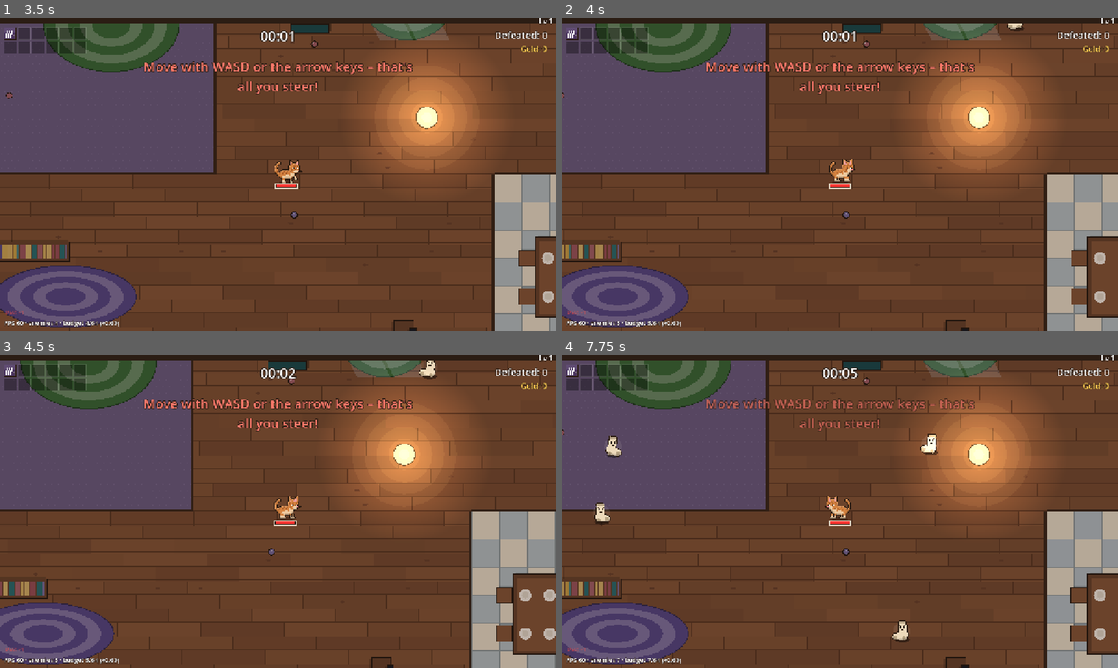
Above: before the commit, frames 1-4 (two rows, left to right).
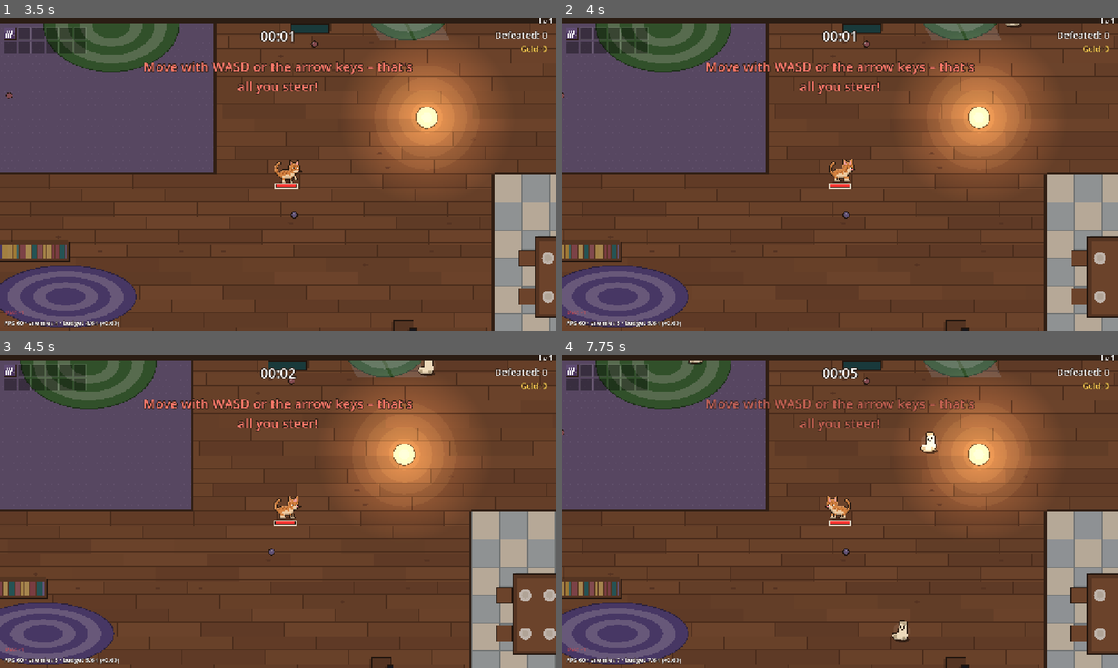
Above: after the commit, the same moments.

Repository: johnniccon01/cat-survivors
Game: Godot game, scene res://scenes/main_menu.tscn
Two runs of this game, one before a commit and one after it. Both use one fixed random seed, a clock stepped at 60 frames per second and the inputs below.
Inputs (mouse positions are in pixels of both pictures, inside the frame that each line leads up to):
- Up to frame 1 (3.5 s): click "Play" at 0.5 s; click "Play" at 1.25 s; click "Play (Enter)" at 2 s; tap Enter (ui_accept) at 2.75 s; move the mouse to (400, 158) at 2.77 s; hold D (move_right) from 2.78 s (still down); hold V (artifacts) from 2.78 s (still down); click (400, 158) at 2.92 s; tap U (shop) at 3.02, 3.32 s
- Up to frame 2 (4 s): release D (move_right) at 3.5 s; release V (artifacts) at 3.5 s; drag from (728, 190) to (812, 237) at 3.52 s
- Up to frame 3 (4.5 s): move the mouse to (333, 442) at 4.27 s; hold D (move_right) from 4.28 s (still down); hold C (charms) from 4.28 s (still down)
- Up to frame 4 (7.75 s): release D (move_right) at 5 s; release C (charms) at 5 s; drag from (812, 574) to (673, 464) at 5.02 s; move the mouse to (1006, 558) at 5.77 s; hold A (move_left) 5.78-6.5 s; hold E (endless) 5.78-6.5 s; tap U (shop) at 6.02, 6.32 s; drag from (673, 464) to (756, 433) at 6.52 s; move the mouse to (867, 511) at 7.27 s; hold - (darkness_down) from 7.28 s (still down); hold J (journal) from 7.28 s (still down); click (867, 511) at 7.42 s

Frame 1 is identical in both runs. In frame 2, less than 0.1% of the frame differs, in the area x 79-83%, y 1-5%; in frame 3, 0.1%; in frame 4, 0.5%, in the area x 5-68%, y 1-92%.

Commit message:
Boss fights like Death Must Die: closing thorn arena, mob rings, main attack, portals
- A ring of thorns closes in around the cat for a minute when a boss
  arrives (everyone kept inside), with a ring of the wave's enemies every
  15 s; it sinks when the boss falls (--no-arena turns it off)
- A boss's first special is its main attack and comes back every 2.4-3.4 s,
  every fourth special is one of the rarer others
- Every boss now and then steps through a dark portal near the cat, also
  when it falls far behind; the blink attack uses the same portal look

Co-Authored-By: Claude Opus 5.5 <noreply@anthropic.com>

Diff:
--- a/scripts/enemies/enemy.gd
+++ b/scripts/enemies/enemy.gd
@@ -30,6 +30,14 @@
 const ENRAGE_SPEED := 1.3
 const SPECIAL_RANGE := 420.0
 const SPECIAL_EVERY := Vector2(4.5, 6.5)
+## A boss's main attack (the first of its "specials") comes back this often;
+## every RARE_EVERY-th special is one of the others instead.
+const MAIN_EVERY := Vector2(2.4, 3.4)
+const RARE_EVERY := 4
+## Every so often (and whenever it falls far behind) a boss steps through a
+## portal: a dark swirl opens near the cat and it comes out of it.
+const PORTAL_EVERY := Vector2(13.0, 18.0)
+const PORTAL_OPEN := 1.0
 ## Set by the manager in big crowds (or with the effect saver): enemies stop
 ## their walk animation then, which saves thousands of redraws a second.
 static var calm := false
@@ -97,6 +105,9 @@
 var _specials: Array = []
 var _special := ""
 var _specials_used := 0
+var _portal_t := randf_range(PORTAL_EVERY.x, PORTAL_EVERY.y)
+## True while a boss is gone between two portals: it can't touch the cat.
+var vanished := false
 var _special_t := 4.0
 var _special_step := 0
 var _special_state_t := 0.0
@@ -369,12 +380,21 @@
 	var angry := hp < max_hp * ENRAGE_AT
 	if _special == "":
 		_special_t -= delta * (1.5 if angry else 1.0)
-		if _special_t > 0.0 or position.distance_to(target) > SPECIAL_RANGE:
+		_portal_t -= delta
+		var far := position.distance_to(target) > SPECIAL_RANGE
+		if _portal_t <= 0.0 or (far and _portal_t < PORTAL_EVERY.x - 4.0):
+			_special = "portal"
+		elif _special_t > 0.0 or far:
 			return Vector2.INF
-		# The first special in the list is the boss's own: it opens the
-		# fight and comes up more often than the others.
-		_special = _specials[0] if _specials_used == 0 or randf() < 0.45 else _specials[randi() % _specials.size()]
-		_specials_used += 1
+		elif _specials.size() > 1 and _specials_used % RARE_EVERY == RARE_EVERY - 1:
+			# Now and then one of its other attacks.
+			_special = _specials[1 + randi() % (_specials.size() - 1)]
+		else:
+			# The first special in the list is the boss's main attack: it
+			# opens the fight and keeps coming back.
+			_special = _specials[0]
+		if _special != "portal":
+			_specials_used += 1
 		_special_step = 0
 		_special_state_t = 0.0
 		_special_at = target
@@ -475,10 +495,29 @@
 ## like a clock hand), "meteor" (a ring closing in on the cat, then a big
 ## one on it), "chase" (strikes that follow the cat's steps), "cage" (a ring
 ## around the cat with one way out before the middle blows), "whirl" (two
-## arms of shots spinning out).
+## arms of shots spinning out). "portal" is every boss's way to get close:
+## a dark swirl opens near the cat and the boss steps out of it.
 func _tick_signature(t: float, target: Vector2, shot: float) -> Vector2:
 	var hurt := damage * 0.8
 	match _special:
+		"portal":
+			if _special_step == 0:
+				_special_step = 1
+				_special_at = Terrain.fix(target + Vector2.from_angle(randf() * TAU) * 170.0, radius)
+				manager.spawn_hazard(_special_at, "strike", radius + 26.0, PORTAL_OPEN, 0.0, "portal")
+			if t < PORTAL_OPEN:
+				# It sinks into the ground where it stands, then is gone.
+				self_modulate.a = clampf(1.0 - t * 3.0, 0.0, 1.0)
+				vanished = t > 0.3
+				return Vector2.ZERO
+			position = _special_at
+			for i in 8:
+				manager.spawn_bullet(position, Vector2.from_angle(TAU * i / 8.0), shot, "hair")
+			_portal_t = randf_range(PORTAL_EVERY.x, PORTAL_EVERY.y)
+			_end_special()
+			# Out of the portal straight into its main attack.
+			_special_t = 0.5
+			return Vector2.INF
 		"cross":
 			if _special_step < 2 and t >= _special_step * 1.1:
 				var turn := PI * 0.25 * _special_step + (PI * 0.25 if randf() < 0.5 and _special_step == 0 else 0.0)
@@ -500,13 +539,14 @@
 			if _special_step == jump * 2:
 				_special_step += 1
 				_special_at = Terrain.fix(target, radius)
-				manager.spawn_hazard(_special_at, "strike", radius + 30.0, 0.75, hurt)
+				manager.spawn_hazard(_special_at, "strike", radius + 30.0, 0.75, hurt, "portal")
 			if _special_step == jump * 2 + 1 and in_jump >= 0.75:
 				_special_step += 1
 				position = _special_at
 				for i in 10:
 					manager.spawn_bullet(position, Vector2.from_angle(TAU * (i + 0.5 * jump) / 10.0), shot, "hair")
-			self_modulate.a = 0.25 if in_jump < 0.75 else 1.0
+			vanished = in_jump < 0.75 and in_jump > 0.25
+			self_modulate.a = clampf(1.0 - in_jump * 4.0, 0.0, 1.0) if in_jump < 0.75 else 1.0
 			return Vector2.ZERO
 		"sweep":
 			# Twelve steps of 30 degrees; the warning runs ahead of the hit.
@@ -566,8 +606,11 @@
 
 func _end_special() -> Vector2:
 	self_modulate.a = 1.0
+	vanished = false
+	# After the main attack the next comes soon; after a rare one a breather.
+	var gap := MAIN_EVERY if not _specials.is_empty() and _special == _specials[0] else SPECIAL_EVERY
 	_special = ""
-	_special_t = randf_range(SPECIAL_EVERY.x, SPECIAL_EVERY.y)
+	_special_t = randf_range(gap.x, gap.y)
 	return Vector2.INF
 
 
--- a/scripts/enemies/enemy_hazard.gd
+++ b/scripts/enemies/enemy_hazard.gd
@@ -3,7 +3,8 @@
 ## A danger zone left by a boss. "steam" hurts the cat every half second
 ## while it stands inside, for `lifetime` seconds; "strike" is a warning
 ## circle for `lifetime` seconds and then hits once (style: "pitchfork" or
-## "lightning" or "anchor" picks the look).
+## "lightning" or "anchor" picks the look; "portal" is a dark swirl where a
+## boss is about to appear, harmless when damage is 0).
 
 const TICK := 0.5
 ## Steam first shows where it will be for this long, then starts to burn.
@@ -39,7 +40,7 @@
 			return
 	elif _struck < 0.0 and _t >= lifetime:
 		_struck = _t
-		if inside:
+		if inside and damage > 0.0:
 			player.take_damage(damage)
 		Audio.play("thunder" if style == "lightning" else "hit", -6.0 if style == "lightning" else -10.0)
 	elif _struck >= 0.0 and _t - _struck > 0.25:
@@ -63,6 +64,9 @@
 			Blit.disc(self, Vector2(0, -k * 2), r, Color(1.0, 0.9, 0.85, 0.16 * a))
 		Blit.ring(self, Vector2.ZERO, radius + 1.0 * 0.5, 1.0, Color(1.0, 0.55, 0.35, 0.5 * a))
 		return
+	if _struck < 0.0 and style == "portal":
+		_draw_portal(_t / lifetime)
+		return
 	if _struck < 0.0:
 		var k := _t / lifetime
 		Blit.disc(self, Vector2.ZERO, radius, Color(0.9, 0.2, 0.1, 0.10 + 0.15 * k))
@@ -76,6 +80,8 @@
 			pts.append(Vector2(randf_range(-8.0, 8.0), -160.0 + (i + 1) * 160.0 / 6.0))
 		draw_polyline(pts, Color(1.0, 0.95, 0.5, f), 3.0)
 		draw_polyline(pts, Color(1, 1, 1, f), 1.0)
+	elif style == "portal":
+		Blit.ring(self, Vector2.ZERO, radius * (1.0 + (1.0 - f)), 3.0, Color(0.7, 0.4, 1.0, f))
 	elif style == "anchor":
 		var iron := Color(0.42, 0.44, 0.47, f)
 		Blit.line(self, Vector2(0, -radius), Vector2(0, 4), iron, 3.0)
@@ -86,3 +92,15 @@
 			draw_line(Vector2(x, -radius), Vector2(x, 2), Color(0.75, 0.7, 0.6, f), 2.0)
 		draw_line(Vector2(-6, -radius), Vector2(6, -radius), Color(0.6, 0.45, 0.3, f), 2.0)
 	Blit.disc(self, Vector2.ZERO, radius, Color(1.0, 0.9, 0.6, 0.35 * f))
+
+
+## A dark swirl that opens up: purple arms turning round a black middle.
+func _draw_portal(k: float) -> void:
+	var r := radius * minf(k * 2.5, 1.0)
+	Blit.disc(self, Vector2.ZERO, r, Color(0.12, 0.02, 0.2, 0.55))
+	for arm in 4:
+		var a := _t * 5.0 + arm * TAU / 4.0
+		draw_arc(Vector2.ZERO, r * 0.75, a, a + 1.4, 10, Color(0.62, 0.3, 0.95, 0.8), 3.0)
+		draw_arc(Vector2.ZERO, r * 0.45, a + 0.8, a + 2.0, 8, Color(0.8, 0.5, 1.0, 0.7), 2.0)
+	Blit.disc(self, Vector2.ZERO, r * 0.25, Color(0, 0, 0, 0.9))
+	Blit.ring(self, Vector2.ZERO, r, 1.5, Color(0.7, 0.4, 1.0, 0.6 + 0.3 * sin(_t * 12.0)))
--- a/scripts/enemies/enemy_manager.gd
+++ b/scripts/enemies/enemy_manager.gd
@@ -35,7 +35,8 @@
 ## Cats being escorted: enemies go for whichever cat is closest.
 var escorts: Array[Player] = []
 ## Duel arena {center, radius, rival}: the rival is kept inside it and every
-## other enemy is kept outside. Empty when there is no duel.
+## other enemy is kept outside; a boss arena ({center, radius, inside, owner},
+## see BossArena) keeps everyone inside. Empty when there is neither.
 var arena: Dictionary = {}
 ## Enemies further than this from the player get moved back in front of them.
 var relocate_distance := 600.0
@@ -292,7 +293,7 @@
 			_apply_arena(enemy)
 		for c in cats:
 			var reach := enemy.radius + Player.RADIUS
-			if enemy.spawn_in <= 0.0 and not c.is_dead and enemy.position.distance_squared_to(c.position) < reach * reach:
+			if enemy.spawn_in <= 0.0 and not enemy.vanished and not c.is_dead and enemy.position.distance_squared_to(c.position) < reach * reach:
 				c.take_damage(enemy.damage, enemy.fatal)
 	_tick_burning(delta)
 	for i in range(enemies.size() - 1, -1, -1):
@@ -308,7 +309,8 @@
 	var center: Vector2 = arena["center"]
 	var r: float = arena["radius"]
 	var off := enemy.position - center
-	if enemy == arena.get("rival"):
+	# A boss arena keeps everyone inside with the cat.
+	if arena.get("inside", false) or enemy == arena.get("rival"):
 		if off.length() > r - enemy.radius:
 			enemy.position = center + off.normalized() * (r - enemy.radius)
 	elif off.length() < r + enemy.radius:
--- a/scripts/main.gd
+++ b/scripts/main.gd
@@ -44,6 +44,7 @@
 ##   --strong           dev panel: every weapon that fits and 40 level-ups
 ##   --dev-boss=ID      dev panel: clear the field and fight boss ID (progress not saved)
 ##   --dev-panel        open the dev panel (F1) right away
+##   --no-arena         no thorn ring around boss fights
 ##   --boss-rush        dev panel: every boss one after another
 ##   --dev-quest=ID     dev panel: start quest ID, or CHAIN#N for step N of a story chain
 ##   --dev-quest-all    dev panel: start every quest and story step in turn, 5 s each (tests)
--- a/scripts/spawner.gd
+++ b/scripts/spawner.gd
@@ -267,6 +267,7 @@
 			_enemies.clear_all()
 			# The final boss carries the map's challenge too (a bit less than the rest).
 			var boss := _enemies.spawn(final_id, _player.position + Vector2(0, -_spawn_radius() * 0.8), _player.stat("curse") * pow(challenge(), 0.8))
+			start_arena(boss)
 			final_boss_spawned.emit(boss)
 		return
 	if paused:
@@ -301,6 +302,7 @@
 			var boss_id: String = _pending_bosses.pop_front()
 			var boss := _spawn(boss_id, _player.position + Vector2.from_angle(randf() * TAU) * radius)
 			if boss != null:
+				start_arena(boss)
 				_wave_bosses.append(boss)
 			boss_spawned.emit(boss_id)
 			_boss_timer = randf_range(BOSS_GAP[0], BOSS_GAP[1])
@@ -354,6 +356,32 @@
 	return enemy
 
 
+## Thorns close in around the cat while `boss` is fought (see BossArena);
+## not during a duel, which has its own arena (--no-arena: never).
+func start_arena(boss: Enemy) -> void:
+	# A new boss takes over the arena of one still standing.
+	var old: Variant = _enemies.arena.get("owner")
+	if old is BossArena:
+		(old as BossArena)._open()
+	if boss == null or not _enemies.arena.is_empty() or "--no-arena" in GameData.args():
+		return
+	var arena := BossArena.new()
+	arena.spawner = self
+	arena.manager = _enemies
+	arena.boss = boss
+	arena.position = _player.position
+	get_parent().add_child(arena)
+
+
+## A ring of the current wave's enemies all round `center`, walking in.
+func spawn_ring(center: Vector2, r: float, count: int) -> void:
+	var kinds: Array = current_wave()["enemies"]
+	var kind: String = kinds.pick_random()
+	var start := randf() * TAU
+	for i in count:
+		_spawn(kind, Terrain.fix(center + Vector2.from_angle(start + TAU * i / count) * r, 12.0))
+
+
 ## Share of regular spawns that come as champions: none in the first two
 ## minutes, then +0.4 % per minute up to 6 % (x curse).
 func champion_chance() -> float:
--- a/scripts/ui/dev_panel.gd
+++ b/scripts/ui/dev_panel.gd
@@ -502,6 +502,7 @@
 	main.player.heal(9999.0)
 	_test_boss = main.enemies.spawn(id, main.player.position + Vector2(0, -230), main.player.stat("curse") * spawner.hp_multiplier())
 	_test_id = id
+	spawner.start_arena(_test_boss)
 	if _test_boss == null:
 		return
 	_testing = true
--- /dev/null
+++ b/scripts/world/boss_arena.gd
@@ -0,0 +1,80 @@
+class_name BossArena
+extends Node2D
+## When a boss arrives, a ring of thorns grows up around the cat and closes in
+## for a minute (like the boss arenas in Death Must Die). The cat, the boss
+## and every enemy are kept inside; a ring of the wave's enemies comes in at
+## the start and again every RING_EVERY seconds. When the minute is over or
+## the boss falls, the thorns sink back into the ground.
+
+const START_RADIUS := 520.0
+const END_RADIUS := 230.0
+const CLOSE_TIME := 60.0
+const RING_EVERY := 15.0
+const RING_COUNT := 14
+const SINK_TIME := 0.6
+
+var spawner: Spawner
+var manager: EnemyManager
+var boss: Enemy
+var radius := START_RADIUS
+
+var _t := 0.0
+var _ring_t := 0.0
+## Seconds since the thorns started sinking (-1 while they stand).
+var _sink := -1.0
+
+
+func _init() -> void:
+	process_mode = Node.PROCESS_MODE_PAUSABLE
+	z_index = -2
+
+
+func _process(delta: float) -> void:
+	_t += delta
+	queue_redraw()
+	if _sink >= 0.0:
+		_sink += delta
+		if _sink >= SINK_TIME:
+			queue_free()
+		return
+	# A duel (or a newer boss) took the arena over.
+	var taken: bool = not manager.arena.is_empty() and manager.arena.get("owner") != self and _t > 0.1
+	if taken or _t >= CLOSE_TIME or not is_instance_valid(boss) or boss.dead:
+		_open()
+		return
+	radius = lerpf(START_RADIUS, END_RADIUS, _t / CLOSE_TIME)
+	manager.arena = {"center": position, "radius": radius, "inside": true, "owner": self}
+	_ring_t -= delta
+	if _ring_t <= 0.0:
+		_ring_t = RING_EVERY
+		spawner.spawn_ring(manager.player.position, minf(radius - 50.0, 240.0), RING_COUNT)
+
+
+func _open() -> void:
+	_sink = 0.0
+	if manager.arena.get("owner") == self:
+		manager.arena = {}
+
+
+func _exit_tree() -> void:
+	if manager != null and manager.arena.get("owner") == self:
+		manager.arena = {}
+
+
+func _draw() -> void:
+	# Grows up in the first half second, sinks at the end.
+	var k := minf(_t * 2.0, 1.0) * (1.0 - clampf(_sink / SINK_TIME, 0.0, 1.0) if _sink >= 0.0 else 1.0)
+	if k <= 0.0:
+		return
+	var r := radius
+	draw_arc(Vector2.ZERO, r + 14.0, 0.0, TAU, 96, Color(0.06, 0.08, 0.05, 0.85 * k), 28.0)
+	draw_arc(Vector2.ZERO, r, 0.0, TAU, 96, Color(0.55, 0.15, 0.2, 0.5 * k), 2.0)
+	# Thorns pointing in, swaying a little.
+	var n := int(r * TAU / 22.0)
+	for i in n:
+		var a := TAU * i / n
+		var out := Vector2.from_angle(a)
+		var side := out.orthogonal() * 6.0
+		var length := (12.0 + 8.0 * float(i % 3)) * k
+		var tip := out * (r - length) + side * sin(_t * 2.0 + i) * 0.4
+		draw_colored_polygon(PackedVector2Array([out * (r + 2.0) - side, out * (r + 2.0) + side, tip]), Color(0.12, 0.16, 0.1, k))
Not shown, added: scripts/world/boss_arena.gd.uid
Not shown, added: tools/text_fit_test.gd.uid
Not shown, changed: PLAN.md
Not shown, changed: README.md
